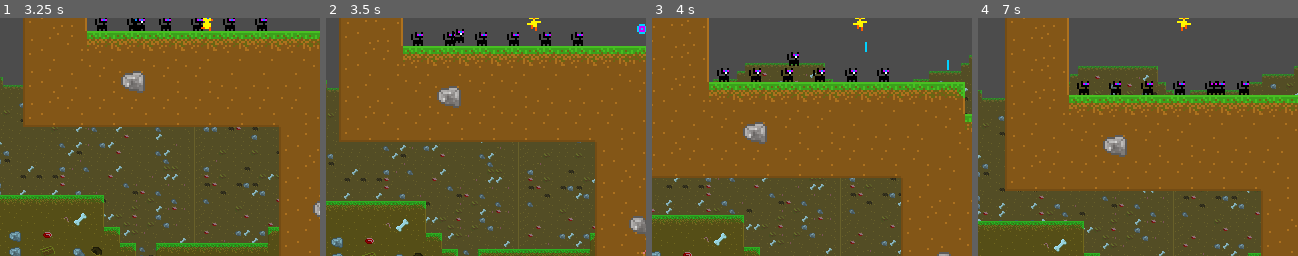
Above: before the commit, frames 1-4 (left to right).
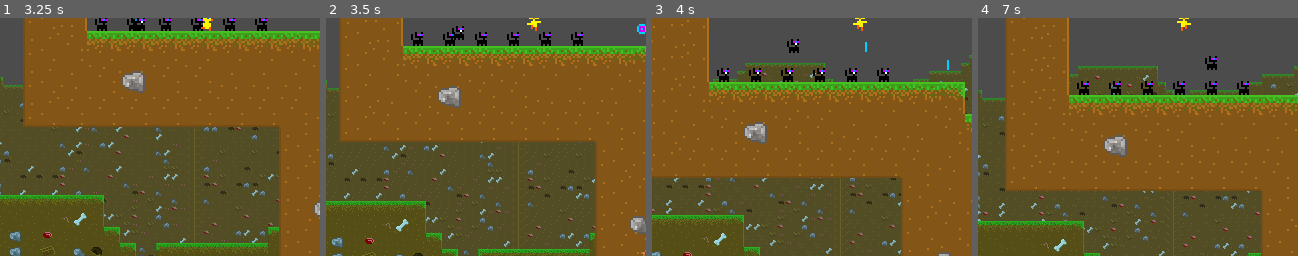
Above: after the commit, the same moments.

Repository: kociolekt/duck-ninja
Game: Godot game, scene res://scenes/level/Level.tscn
Same seed, same stepped clock (60 frames per second), same inputs: the game is played once before the commit and once after it. This scene is started directly instead of the project's main scene. A sky picture missing from this copy of the repository is replaced by a grey-blue gradient.
Inputs (mouse positions are % of the whole screen's width and height, from its top left):
- Up to frame 1 (3.25 s): tap Enter at 0.5 s; move the mouse to (21, 19) at 0.52 s; hold Up (jump) 0.53-1.28 s; hold Right (move_right) 0.53-2.03 s; click (21, 19) at 0.67 s; move the mouse to (30, 55) at 1.27 s; tap Up (jump) at 1.35, 1.52, 1.82, 2.85, 3.02 s; move the mouse to (60, 28) at 2.02 s; hold Left (move_left) 2.03-2.78 s; hold Up (jump) 2.03-2.78 s; move the mouse to (45, 70) at 2.77 s; hold Right (move_right) from 2.78 s (still down); click (45, 70) at 2.92 s
- Up to frame 2 (3.5 s): keep holding Right (move_right); tap Up (jump) at 3.32 s
- Up to frame 3 (4 s): keep holding Right (move_right); move the mouse to (80, 65) at 3.52 s; hold Up (jump) from 3.53 s (still down)
- Up to frame 4 (7 s): move the mouse to (20, 35) at 4.27 s; release Right (move_right) at 4.28 s; release Up (jump) at 4.28 s; hold Left (move_left) 4.28-5.03 s; tap Up (jump) at 4.35, 4.52, 4.82, 5.85, 6.02, 6.32 s; move the mouse to (55, 50) at 5.02 s; hold Right (move_right) 5.03-5.78 s; hold Up (jump) 5.03-5.78 s; click (55, 50) at 5.17 s; move the mouse to (35, 25) at 5.77 s; hold Left (move_left) from 5.78 s (still down); move the mouse to (72, 45) at 6.52 s; hold Up (jump) from 6.53 s (still down)
The pictures show only the part of the screen within x 18-68%, y 49-99%; the shares and areas given below are measured in that part.

Frame 1 is identical in both runs. In frame 2, 0.1% of the frame differs, in the area x 39-44%, y 3-11%; in frame 3, 0.3%, in the area x 42-46%, y 8-21%; in frame 4, 0.3%.

Commit message:
changed cat algorithm a little

Diff:
--- a/godot-project/scripts/Companion.gd
+++ b/godot-project/scripts/Companion.gd
@@ -88,10 +88,12 @@
 
 	_velocity.x = (_velocity.x + direction_x) if abs(_velocity.x) < max_speed else direction_x * max_speed
 
-	if distance_x < 1:
-		global_position = target_position
-		current_target = null
-		current_state = State.IDLE
+	if distance_x < 0.3:
+		global_position.x = target_position.x
+
+		if sign(target_position.y - global_position.y) < 5:
+			current_target = null
+			current_state = State.IDLE
 
 var is_jumping = false
 var jump_p0 = null
@@ -106,13 +108,21 @@
 
 	if !is_jumping:
 		var mid_point_x = global_position.x + int(sub_x / 2)
-		var mid_point_y = min(global_position.y, target_position.y) - 16
+		var mid_point_y = min(global_position.y, target_position.y) - 29
 
 		jump_p0 = global_position
 		jump_p1 = Vector2(mid_point_x, mid_point_y)
 		jump_p2 = target_position
 
-		if check_trajectory_collision():
+		var jump_lp0 = jump_p0 + Vector2(-3, 0)
+		var jump_lp1 = jump_p1 + Vector2(-3, 0)
+		var jump_lp2 = jump_p2 + Vector2(-3, 0)
+
+		var jump_pp0 = jump_p0 + Vector2(3, 0)
+		var jump_pp1 = jump_p1 + Vector2(3, 0)
+		var jump_pp2 = jump_p2 + Vector2(3, 0)
+
+		if check_trajectory_collision(jump_p0, jump_p1, jump_p2) or check_trajectory_collision(jump_lp0, jump_lp1, jump_lp2) or check_trajectory_collision(jump_pp0, jump_pp1, jump_pp2):
 			current_state = State.TELEPORT
 		else:
 			is_jumping = true
@@ -121,14 +131,21 @@
 		jump_time += delta
 		global_position = _quadratic_bezier(jump_p0, jump_p1, jump_p2, jump_time)
 		_velocity = Vector2.ZERO
+		if jump_time > delta * 2 and get_slide_count() > 0:
+			is_jumping = false
+			jump_time = 0
+			_velocity = Vector2.ZERO
+			current_state = State.TELEPORT
 
-	if distance_x < 1:
-		global_position = target_position
-		current_target = null
-		current_state = State.IDLE
-		is_jumping = false
-		jump_time = 0
-		_velocity = Vector2.ZERO
+	if distance_x < 0.3:
+		global_position.x = target_position.x
+
+		if sign(target_position.y - global_position.y) < 5:
+			current_target = null
+			current_state = State.IDLE
+			is_jumping = false
+			jump_time = 0
+			_velocity = Vector2.ZERO
 
 func do_teleport_to_position(target_position):
 	global_position = target_position
@@ -138,13 +155,13 @@
 	is_jumping = false
 	jump_time = 0
 
-func check_trajectory_collision():
+func check_trajectory_collision(p0, p1, p2):
 	var space_state = get_world_2d().direct_space_state
-	var point1 = _quadratic_bezier(jump_p0, jump_p1, jump_p2, 0.01)
-	var point2 = _quadratic_bezier(jump_p0, jump_p1, jump_p2, 0.25)
-	var point3 = _quadratic_bezier(jump_p0, jump_p1, jump_p2, 0.50)
-	var point4 = _quadratic_bezier(jump_p0, jump_p1, jump_p2, 0.75)
-	var point5 = _quadratic_bezier(jump_p0, jump_p1, jump_p2, 0.99)
+	var point1 = _quadratic_bezier(p0, p1, p2, 0.01)
+	var point2 = _quadratic_bezier(p0, p1, p2, 0.25)
+	var point3 = _quadratic_bezier(p0, p1, p2, 0.50)
+	var point4 = _quadratic_bezier(p0, p1, p2, 0.75)
+	var point5 = _quadratic_bezier(p0, p1, p2, 0.99)
 	# use global coordinates, not local to node
 	var result1 = space_state.intersect_ray(point1, point2)
 	var result2 = space_state.intersect_ray(point2, point3)
--- a/godot-project/scripts/Player.gd
+++ b/godot-project/scripts/Player.gd
@@ -173,7 +173,6 @@
 		reset_to_last_checkpoint()
 
 	# actually moving
-
 	var snap_vector = Vector2.DOWN * FLOOR_DETECT_DISTANCE if !jump_just_pressed else Vector2.ZERO
 	_velocity = move_and_slide_with_snap(
 		_velocity, snap_vector, FLOOR_NORMAL, false, 4, 0.9, false
@@ -188,7 +187,6 @@
 
 	# animation
 	var animation = get_new_animation()
-	print(animation, is_on_floor(), _velocity.y)
 	if animation != animation_player.current_animation:
 		animation_player.play(animation)
 
